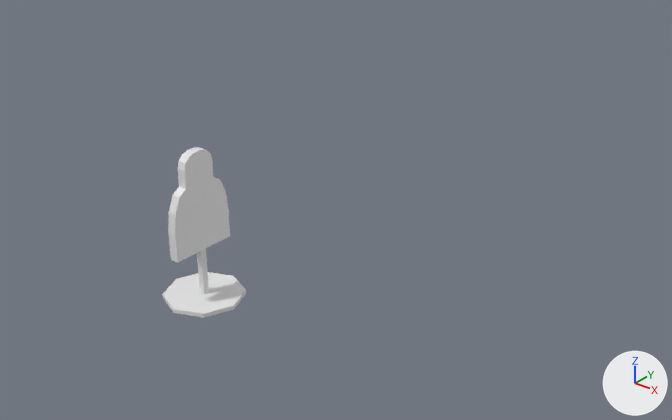
One commit to the Blender file IntoTheAbyss/Assets/Models/AssetyUvodniSceny.blend: the scene before it, then after it.
Both versions are drawn from a 50 mm camera at (17.2, -15.5, 13.7) aimed at (-1.7, 8.1, -0.9). Lighting does not change. The marker at lower right points along +X, +Y and +Z. The first picture is the older version.

Objects in the first picture: 'Target'.
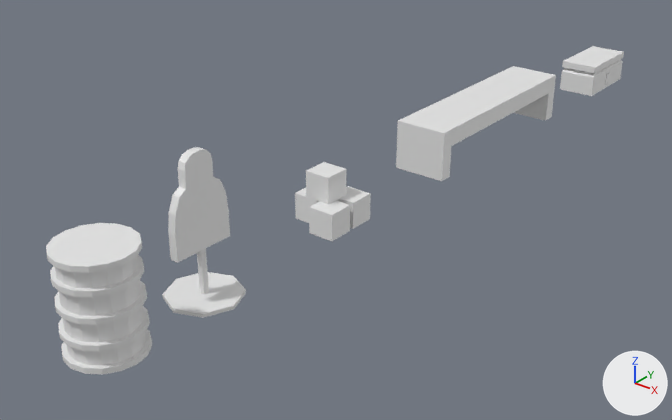
Boxes [x1, y1, x2, y2] around the edits, measured in the pictures (672 x 420 px):
'Barrel', added: after [46, 223, 152, 375]
'Table', added: after [396, 66, 556, 181]
'Boxes', added: after [295, 162, 371, 241]
'LootBox', added: after [560, 46, 624, 96]

What the commit changed:
Mesh me_cube_006 is new.
It has 82 vertices, 78 faces and spans x -1.06..0.55, y -1.6..1.6, z -0.75..0.61.
Mesh me_cube_005 is new.
It has 24 vertices, 22 faces and spans x -1.0..1.0, y -4.26..4.26, z -1.01..0.84.
Mesh me_cube is new.
It consists of a box spanning x -0.05..0.88, y -1.02..-0.08, z -0.7..0.24; a box spanning x -1.12..-0.18, y -0.48..0.46, z -0.7..0.23; a box spanning x -0.07..0.87, y 0.1..1.04, z -0.7..0.24; a box spanning x -0.63..0.3, y -0.48..0.46, z 0.23..1.16.
Mesh me_cylinder is new.
It has 352 vertices, 322 faces and spans x -1.14..1.14, y -1.14..1.14, z -1.53..1.53.
Object 'LootBox' (ob_lootbox) is new; it shows me_cube_006.
Its location is (0.26, 25.37, 0.51).
Object 'Table' (ob_table) is new; it shows me_cube_005.
Its location is (0.0, 15.06, 1.08).
Object 'Boxes' (ob_boxes) is new; it shows me_cube.
Its location is (-0.26, 6.01, 0.58).
Object 'Barrel' (ob_barrel) is new; it shows me_cylinder.
Its location is (-0.03, -3.43, 1.55).
